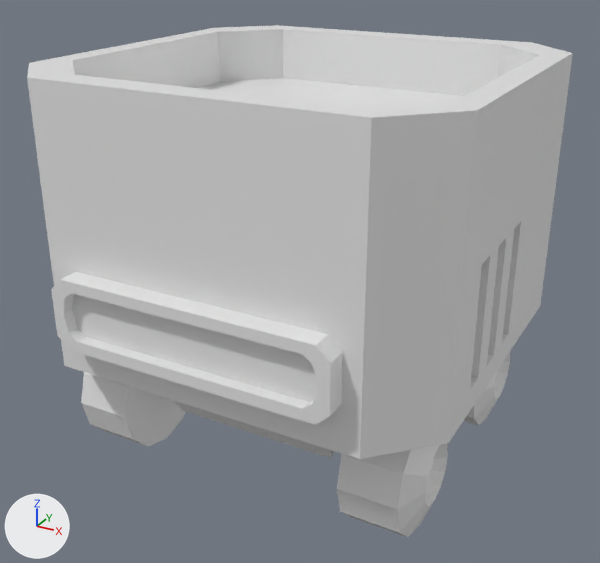
The FBX model Assets/Models/Robot.fbx: old version first, new version second.
Camera for both pictures: a 50 mm lens placed at (0.828, -1.551, 1.146), pointed at (-0.007, -0.033, 0.387). Lighting does not change. The marker at lower left points along +X, +Y and +Z. Where no turn or scale is listed for an object, it has been applied to the vertices.

The scene before the commit, as lines of its bpy script (objects in view):
```python
mat_vertexcolor_material = principled_material('VertexColor_Material')
mat_vertexcolor_material.base_color = (0.8, 0.8, 0.8)  # white #e7e7e7
mat_vertexcolor_material.roughness = 0.4
me_cube_001 = bpy.data.meshes.new('Cube.001')
me_cube_001.from_pydata(...)  # 196 vertices, 158 faces; spans x -0.46..0.46, y -0.494..0.487, z 0.112..0.879
me_cube_001.materials.append(mat_vertexcolor_material)  # white #e7e7e7
me_cube_003 = bpy.data.meshes.new('Cube.003')
me_cube_003.from_pydata(...)  # 48 vertices, 38 faces; spans x -0.05..0.102, y -0.136..0.136, z -0.136..0.136
me_cube_003.materials.append(mat_vertexcolor_material)  # white #e7e7e7
me_cube_004 = bpy.data.meshes.new('Cube.004')
me_cube_004.from_pydata(...)  # 48 vertices, 38 faces; spans x -0.102..0.05, y -0.136..0.136, z -0.136..0.136
me_cube_004.materials.append(mat_vertexcolor_material)  # white #e7e7e7
me_cube_005 = bpy.data.meshes.new('Cube.005')
me_cube_005.from_pydata(...)  # 48 vertices, 38 faces; spans x -0.102..0.05, y -0.136..0.136, z -0.136..0.136
me_cube_005.materials.append(mat_vertexcolor_material)  # white #e7e7e7
ob_robot_mesh = bpy.data.objects.new('Robot_Mesh', me_cube_001)
ob_robot_mesh.location = (0.0, 0.0, 0.0)
ob_wheel_bl_mesh = bpy.data.objects.new('Wheel_BL_Mesh', me_cube_003)
ob_wheel_bl_mesh.location = (-0.363, -0.235, 0.135)
ob_wheel_br_mesh = bpy.data.objects.new('Wheel_BR_Mesh', me_cube_005)
ob_wheel_br_mesh.location = (0.361, -0.233, 0.135)
ob_wheel_fr_mesh = bpy.data.objects.new('Wheel_FR_Mesh', me_cube_004)
ob_wheel_fr_mesh.location = (0.361, 0.22, 0.135)
```
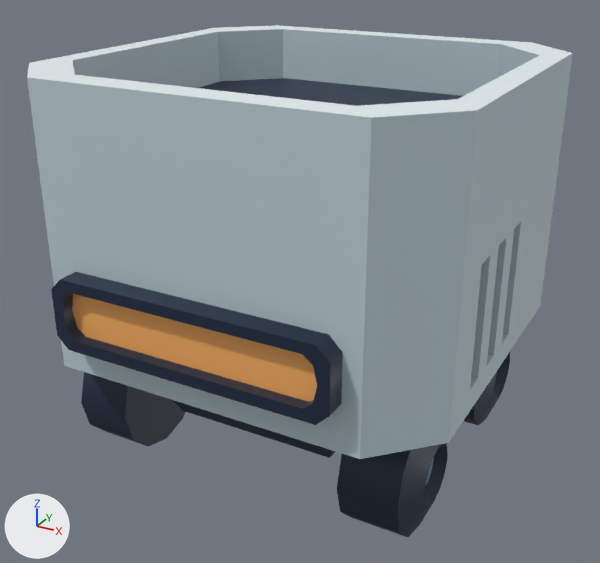
Location of each change, (x1, y1, x2, y2) in pixels of the pictures (600 x 563 px):
'Robot_Mesh', surface changed
    both: (27, 25, 573, 459)
'Wheel_BR_Mesh', surface changed (grey to black)
    both: (337, 443, 448, 537)
'Wheel_BL_Mesh', surface changed
    both: (81, 372, 185, 446)
'Wheel_FR_Mesh', surface changed
    both: (464, 352, 510, 425)

Edits to the bpy script that builds the scene:
```text
Add img_world_texture_psd:
    img_world_texture_psd = load_image('World_Texture.psd', '../Textures/World/World_Texture.png', 1024, 1024, 'sRGB')
Change mat_vertexcolor_material:
    remove mat_vertexcolor_material.base_color = (0.8, 0.8, 0.8)  # white #e7e7e7
    mat_vertexcolor_material.roughness: 0.4 -> 0.5
    add mat_vertexcolor_material.texture = img_world_texture_psd
Change me_cube_001:
    where me_cube_001.from_pydata(...)  # 196 vertices, 158 faces; spans x -0.46..0.46, y -0.494..0.487, z 0.112..0.879
    used by ob_robot_mesh; location = (0.0, 0.0, 0.0)
    me_cube_001 part 1: texture (UV) coordinates of 158 of 158 faces, centred in x -0.46..0.46, y -0.494..0.487, z 0.112..0.879, changed; they spanned u 0.0..1.0, v 0.01..1.0 and now span u 0.15..0.7, v 0.54..0.85
```
